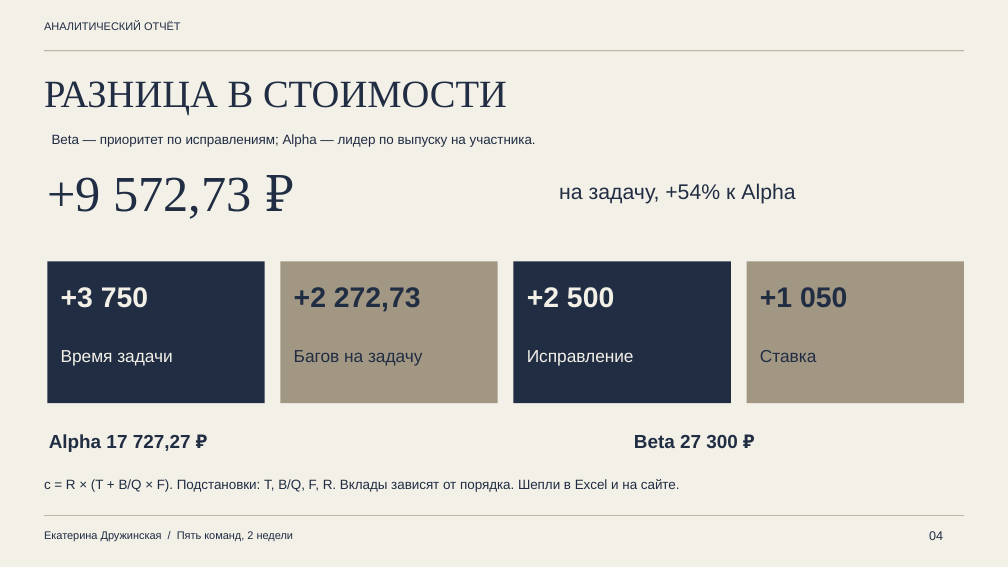
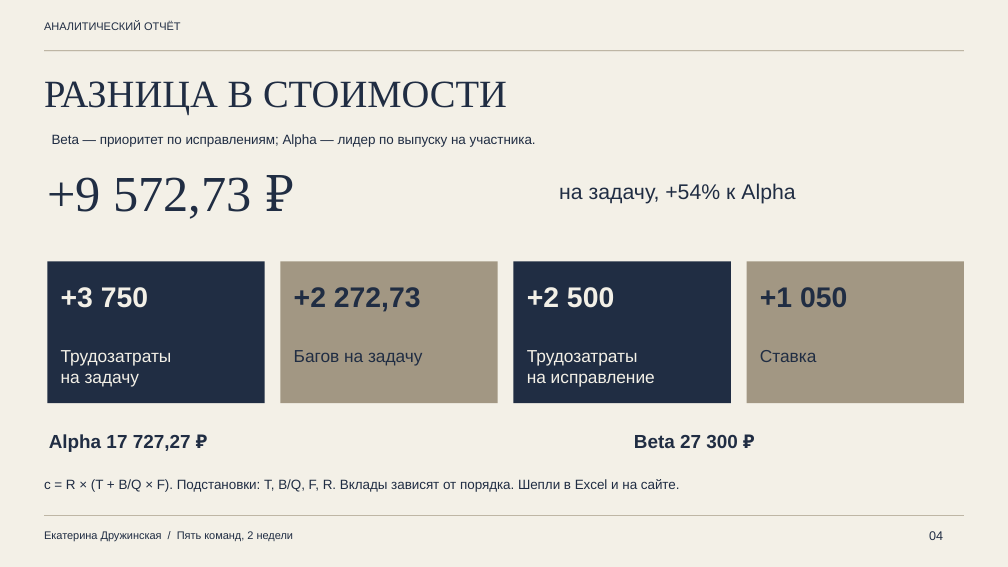
Before and after one commit to druzhinskaia/team-performance-analysis, a slide deck: slide 4 of files/02_presentation.pptx. Drawn at 1008x567 pixels with LibreOffice and Linux fonts; fonts in the diff are those of the drawing. Boxes give left, top, right and bottom in pixels: in the first picture for what was removed or moved away, otherwise in the second. Text is boxed around its words. In the diff, an @@ line names an element or a change of style, - is before the commit and + after.

```diff
--- a/files/02_presentation.pptx
+++ b/files/02_presentation.pptx
@@ text at <box>61,350,172,386</box>: text changed @@
-Время задачи
+Трудозатраты
+на задачу
@@ text at <box>527,350,655,386</box>: text changed @@
-Исправление
+Трудозатраты
+на исправление
```
Also in this commit, not shown: 3 other slides changed, 25 other files.
